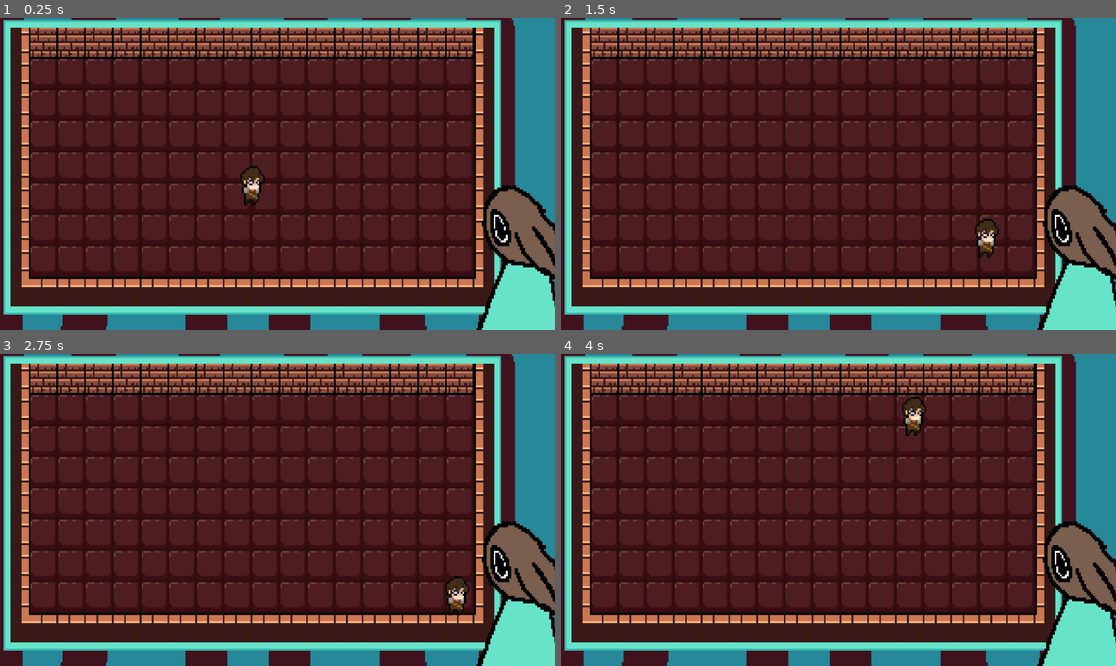
Above: before the commit, frames 1-4 (two rows, left to right).
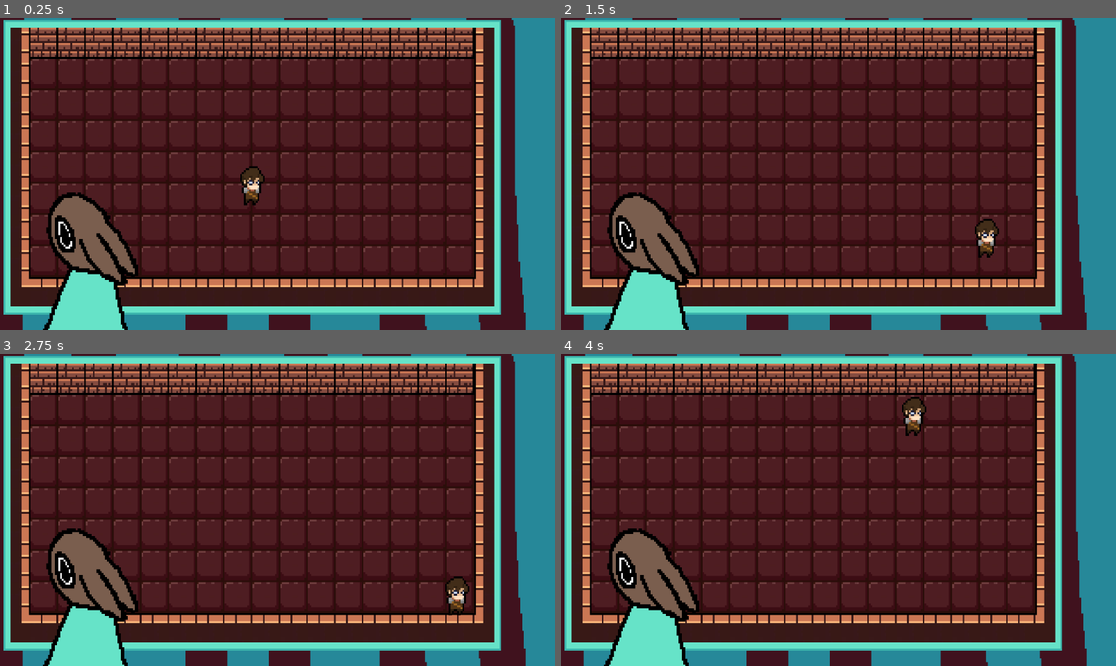
Above: after the commit, the same moments.

Repository: akaDeji/game-jam
Game: Godot game, scene res://scenes/Bob view.tscn
The game is run twice, just before and just after one commit, with the same random seed, the same clock (stepped at 60 frames per second) and the same inputs.
Inputs:
- Up to frame 1 (0.25 s): no input
- Up to frame 2 (1.5 s): tap Enter at 0.5 s; hold D (right) 0.53-1.28 s; hold Down (down) from 1.28 s (still down)
- Up to frame 3 (2.75 s): tap Space at 2 s; release Down (down) at 2.03 s; hold D (right) from 2.03 s (still down)
- Up to frame 4 (4 s): tap Enter at 2.75 s; release D (right) at 2.78 s; hold Up (up) 2.78-3.53 s; hold Left (left) from 3.53 s (still down)

The runs differ from the first frame. In frame 1, 10% of the frame differs, in the area x 7-100%, y 53-100%; in frame 2, 10%; in frame 3, 10%; in frame 4, 10%.

Commit message:
PLEASE PLEASE PLEASE PLASE PLEASE PLASEPLEA PLASE
FEEEEEEEEEEAR MMMMMMAAAAAAAAAAAGNEEEEETOOOOOOOOO

Diff:
--- a/scenes/Bob view.tscn
+++ b/scenes/Bob view.tscn
@@ -78,7 +78,7 @@
 
 [node name="bob" type="AnimatedSprite2D" parent="."]
 z_index = 2
-position = Vector2(422, 138)
+position = Vector2(-331, 148)
 sprite_frames = SubResource("SpriteFrames_5o8kr")
 animation = &"look at screen"
 autoplay = "look at screen"
